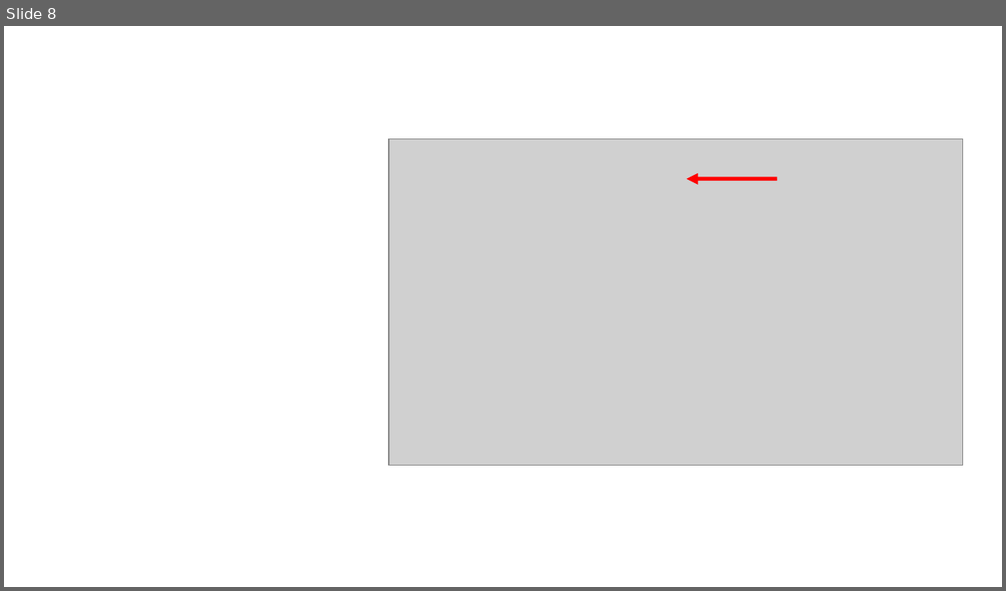
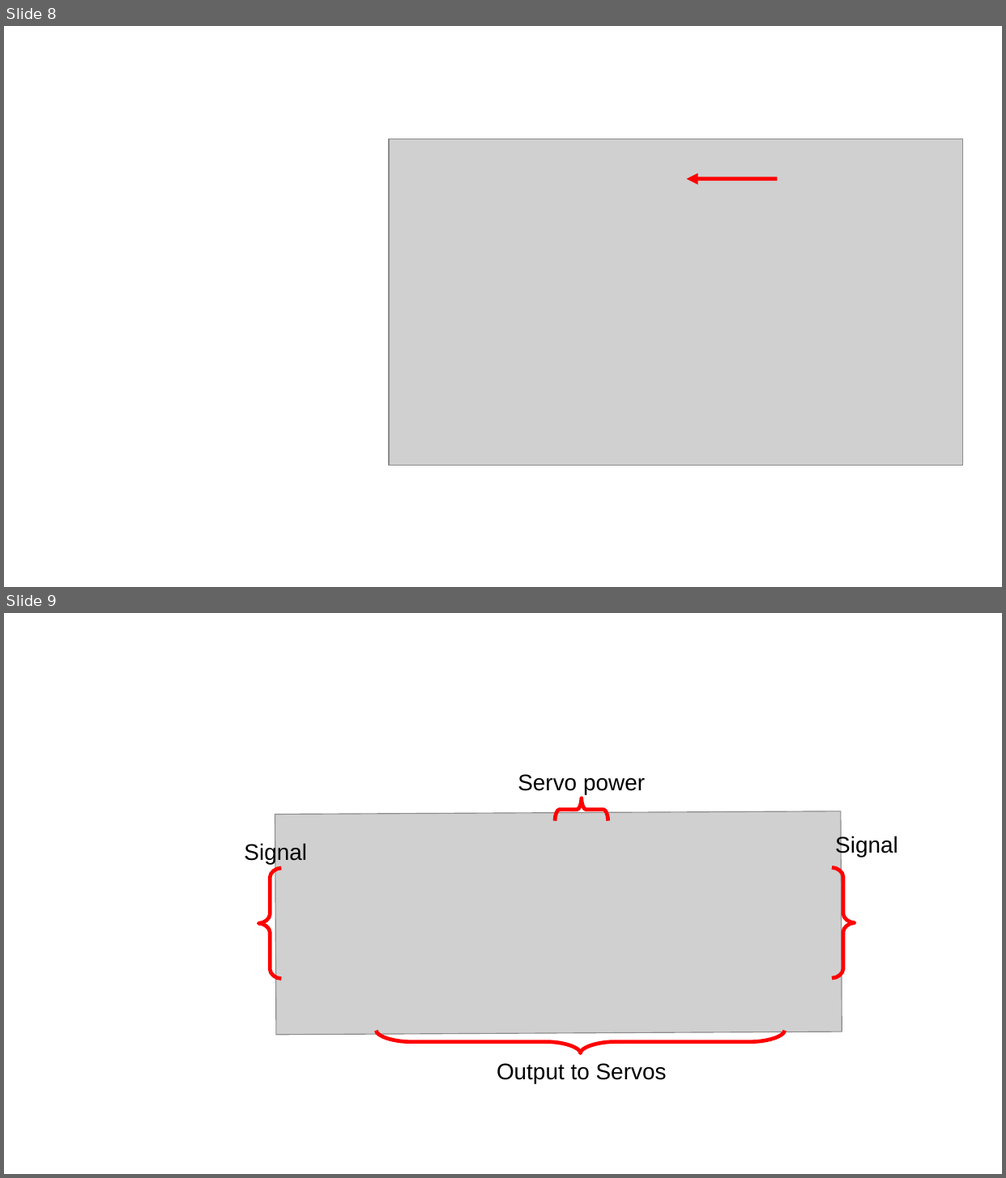
Before and after one commit to QuirkyCort/tutorials, a slide deck: assets/drawings.odp. Shown one above the other, each under a label of ours: slide 8 before the commit, slides 8 and 9 after it. The pictures are 1006x591 and 1006x1178 pixels, drawn with LibreOffice and Linux fonts; fonts in the diff are those of the drawing; grey boxes stand for pictures. Boxes give left, top, right and bottom in pixels: in the first picture for what was removed or moved away, otherwise in the second. Text is boxed around its words. In the diff, an @@ line names an element or a change of style, - is before the commit and + after.

Commit message:
Added servo driver

```diff
--- a/assets/drawings.odp
+++ b/assets/drawings.odp
@@ slide 9 added at <box>4,613,1002,1174</box>, background #FFFFFF @@
@@ text added at <box>518,774,645,794</box>, 18 pt, text #000000 @@
+Servo power
@@ freeform shape added at <box>555,798,608,821</box>, outline #FF0000 3 pt @@
@@ picture added at <box>275,811,842,1036</box> @@
@@ text added at <box>244,842,307,864</box>, 18 pt, text #000000 @@
+Signal
@@ text added at <box>835,835,898,857</box>, 18 pt, text #000000 @@
+Signal
@@ freeform shape added at <box>258,868,281,979</box>, outline #FF0000 3 pt @@
@@ freeform shape added at <box>833,867,855,978</box>, outline #FF0000 3 pt @@
@@ freeform shape added at <box>376,1030,785,1053</box>, outline #FF0000 3 pt @@
@@ text added at <box>496,1063,667,1084</box>, 18 pt, text #000000 @@
+Output to Servos
```
Also in this commit, not shown: 6 other slides added, 48 other files.
